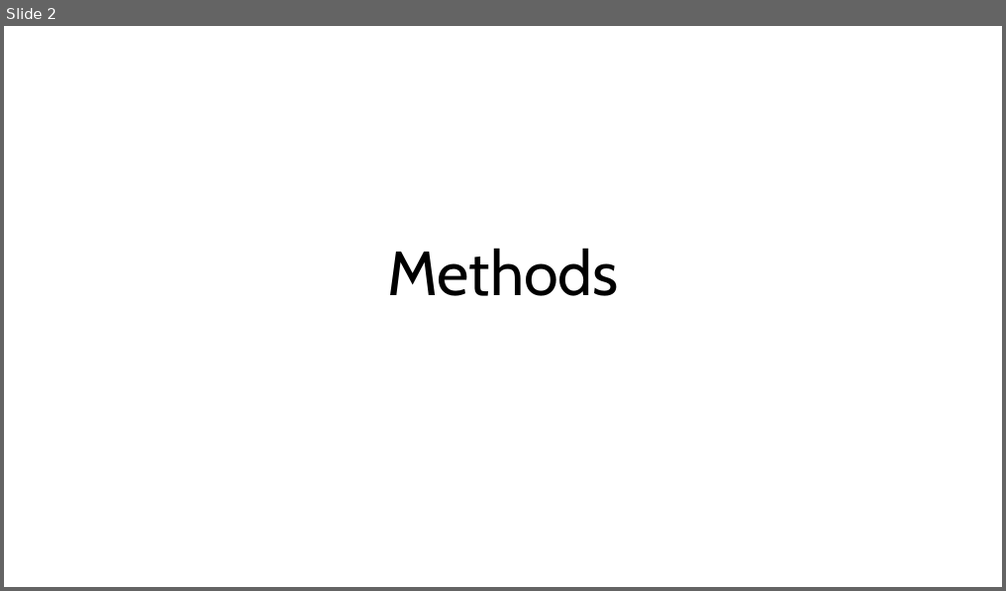
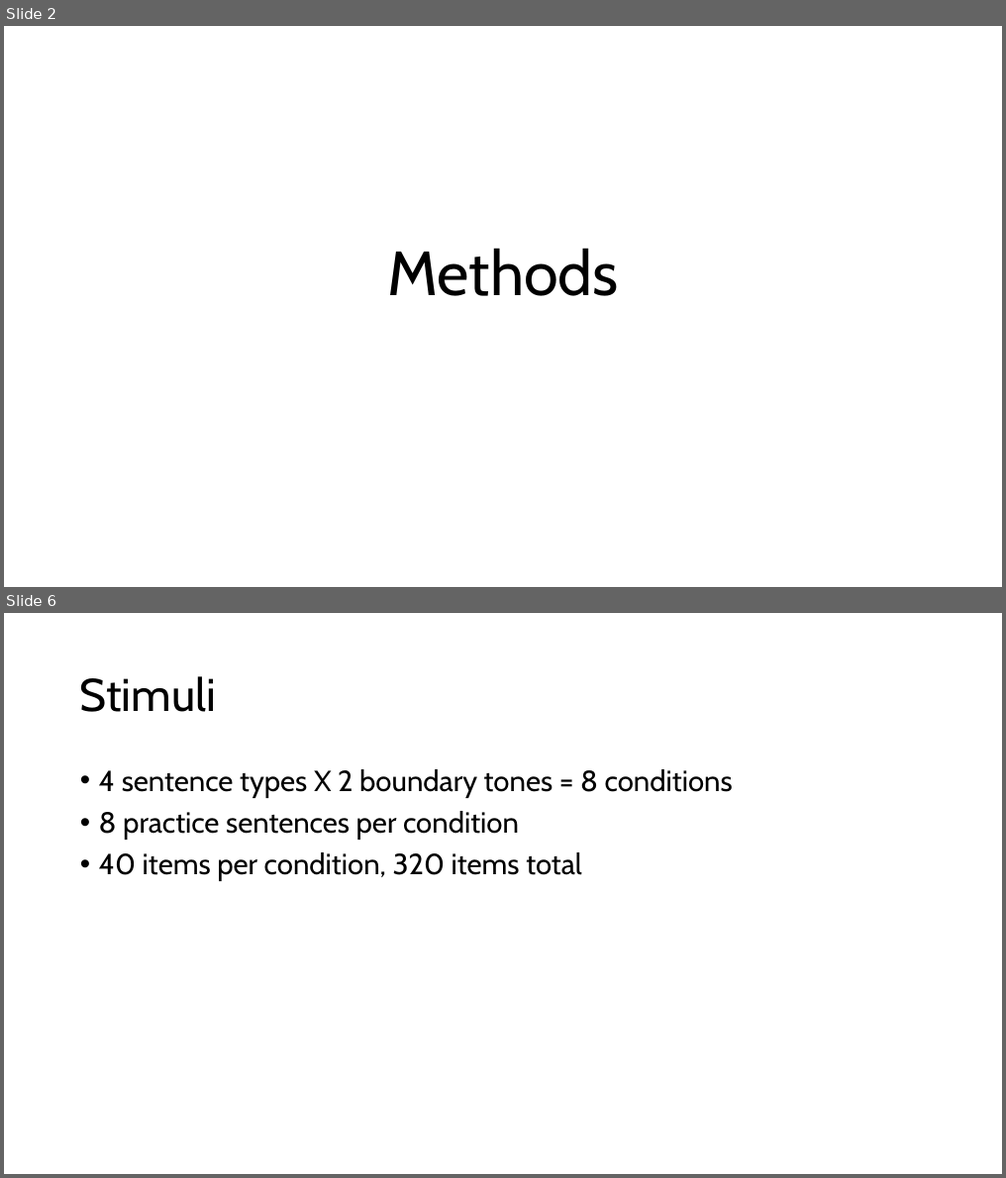
Before and after one commit to RobertEspo/neuro_int_emp, a slide deck: methods.pptx. Shown one above the other, each under a label of ours: slide 2 before the commit, slides 2 and 6 after it; the slides between them are not shown. The pictures are 1006x591 and 1006x1178 pixels, drawn with LibreOffice and Linux fonts; fonts in the diff are those of the drawing. Boxes give left, top, right and bottom in pixels: in the first picture for what was removed or moved away, otherwise in the second. Text is boxed around its words. In the diff, an @@ line names an element or a change of style, - is before the commit and + after.

```diff
--- a/methods.pptx
+++ b/methods.pptx
@@ slide 6 added at [4, 613, 1002, 1174], background #FFFFFF @@
@@ title added at [80, 676, 216, 712], 44 pt, text #000000 @@
+Stimuli
@@ text added at [99, 769, 733, 881], 28 pt, text #000000 @@
+• 4 sentence types X 2 boundary tones = 8 conditions
+• 8 practice sentences per condition
+• 40 items per condition, 320 items total
```
Also in this commit, not shown: 5 slides changed, 2 other slides added, 4 slides removed, 1 other file.
